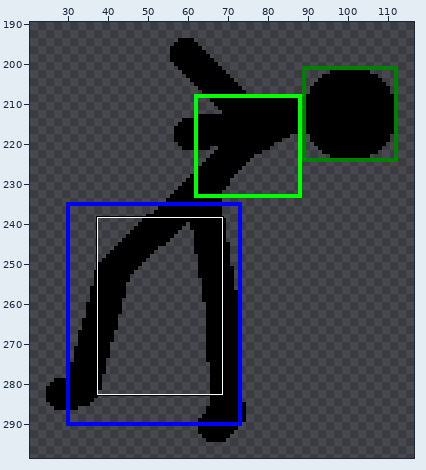
One commit to this pixel-art file: animations/9903_头部或上身被攻击.aseprite. Above, an overview of the earlier version with the close-up marked.
Close-up. Old version:
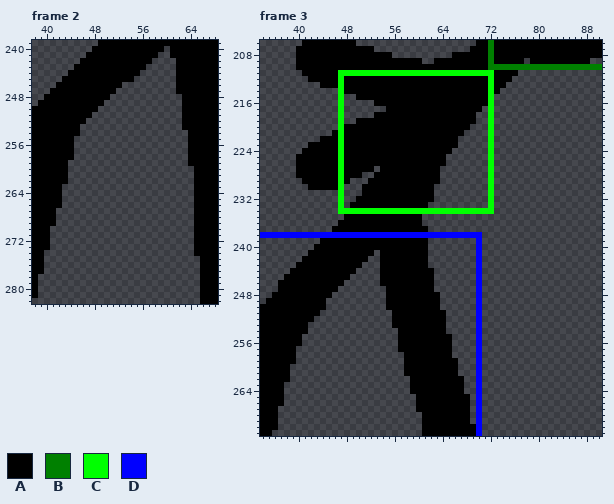
150x300 pixels, 9 frames. Shown: frame 2: x 38..68, y 239..282; frame 3: x 34..90, y 206..271. The wide view leaves out empty margins. The commit also changed other frames or places, which this record leaves out.
Visible layers, top first: "碰撞层1", "火柴人".
Palette (. is transparent): A #000000  B #008000  C #00ff00  D #0000ff
Pixels before, frame 2, first column x 38:
239 ...........AAAAAAAAAAAAAAAAAAAA
240 ..........AAAAAAAAAAAA.AAAAAAAA
241 .........AAAAAAAAAAAA..AAAAAAAA
242 ........AAAAAAAAAAAA....AAAAAAA
243 .......AAAAAAAAAAAA.....AAAAAAA
244 ......AAAAAAAAAAAA......AAAAAAA
245 .....AAAAAAAAAAAA.......AAAAAAA
246 ....AAAAAAAAAAA.........AAAAAAA
247 ...AAAAAAAAAAA..........AAAAAAA
248 ..AAAAAAAAAAA............AAAAAA
249 .AAAAAAAAAAA.............AAAAAA
250 AAAAAAAAAAA..............AAAAAA
251 AAAAAAAAAA...............AAAAAA
252 AAAAAAAAA................AAAAAA
253 AAAAAAAA.................AAAAAA
254 AAAAAAAA..................AAAAA
255 AAAAAAA...................AAAAA
256 AAAAAAA...................AAAAA
257 AAAAAAA...................AAAAA
258 AAAAAAA...................AAAAA
259 AAAAAA....................AAAAA
260 AAAAAA.....................AAAA
261 AAAAAA.....................AAAA
262 AAAAAA.....................AAAA
263 AAAAA......................AAAA
264 AAAAA......................AAAA
265 AAAAA......................AAAA
266 AAAAA......................AAAA
267 AAAA.......................AAAA
268 AAAA.......................AAAA
269 AAAA.......................AAAA
270 AAA........................AAAA
271 AAA........................AAAA
272 AAA........................AAAA
273 AAA........................AAAA
274 AA.........................AAAA
275 AA..........................AAA
276 AA..........................AAA
277 AA..........................AAA
278 A...........................AAA
279 A...........................AAA
280 A...........................AAA
281 A...........................AAA
282 ............................AAA
Pixels before, frame 3 (only the part around the change), first column x 34:
206 .......AAAAAAAAA....................AABAAAAAAAAAAAAAAAAAA
207 ......AAAAAAAAAAAAA................AAABAAAAAAAAAAAAAAAAAA
208 ......AAAAAAAAAAAAAAAA..........AAAAAABAAAAAAAAAAAAAAAAAA
209 ......AAAAAAAAAAAAAAAAAAAAA..AAAAAAAAABAAAAA.AAAAAAAAAA..
210 ......AAAAAAAAAAAAAAAAAAAAAAAAAAAAAAAABBBBBBBBBBBBBBBBBBB
211 .......AAAAAACCCCCCCCCCCCCCCCCCCCCCCCCCAAAA..............
212 ........AAAAACAAAAAAAAAAAAAAAAAAAAAAAACAAA...............
213 ..........AAACAAAAAAAAAAAAAAAAAAAAAAAACAA................
214 .............CAAAAAAAAAAAAAAAAAAAAAAAACA.................
215 .............C..AAAAAAAAAAAAAAAAAAAAAAC..................
216 .............C.....AAAAAAAAAAAAAAAAAAAC..................
217 .............C.......AAAAAAAAAAAAAAAA.C..................
218 .............C.....AAAAAAAAAAAAAAAAA..C..................
219 .............C..AAAAAAAAAAAAAAAAAAAA..C..................
220 .............CAAAAAAAAAAAAAAAAAAAAA...C..................
221 ............ACAAAAAAAAAAAAAAAAAAAA....C..................
222 ..........AAACAAAAAAAAAAAAAAAAAAA.....C..................
223 ........AAAAACAAAAAAAAAAAAAAAAAAA.....C..................
224 .......AAAAAACAAAAAAAAAAAAAAAAAA......C..................
225 ......AAAAAAACAAAAAAAAAAAAAAAAA.......C..................
226 ......AAAAAAACAAAAAAAAAAAAAAAAA.......C..................
227 ......AAAAAAACAAAAA.AAAAAAAAAA........C..................
228 ......AAAAAAACAAA..AAAAAAAAAAA........C..................
229 .......AAAAAACA...AAAAAAAAAAAA........C..................
230 ........AAAAAC...AAAAAAAAAAAA.........C..................
231 .............C...AAAAAAAAAAAA.........C..................
232 .............C..AAAAAAAAAAAAA.........C..................
233 .............C.AAAAAAAAAAAAA..........C..................
234 .............CCCCCCCCCCCCCCCCCCCCCCCCCC..................
235 ..............AAAAAAAAAAAAA..............................
236 .............AAAAAAAAAAAAAA..............................
237 ............AAAAAAAAAAAAAAAA.............................
238 DDDDDDDDDDDDDDDDDDDDDDDDDDDDDDDDDDDDD....................
239 ..........AAAAAAAAAAAAAAAAAA........D....................
240 .........AAAAAAAAAAAAAAAAAAA........D....................
241 ........AAAAAAAAAAA.AAAAAAAA........D....................
242 .......AAAAAAAAAAA..AAAAAAAA........D....................
243 ......AAAAAAAAAAA...AAAAAAAA........D....................
244 .....AAAAAAAAAAA....AAAAAAAAA.......D....................
245 ....AAAAAAAAAAA.....AAAAAAAAA.......D....................
246 ...AAAAAAAAAAA......AAAAAAAAA.......D....................
247 ...AAAAAAAAAA........AAAAAAAA.......D....................
248 ..AAAAAAAAAA.........AAAAAAAAA......D....................
249 .AAAAAAAAAA..........AAAAAAAAA......D....................
250 AAAAAAAAAAA..........AAAAAAAAA......D....................
251 AAAAAAAAAA............AAAAAAAAA.....D....................
252 AAAAAAAAA.............AAAAAAAAA.....D....................
253 AAAAAAAA..............AAAAAAAAA.....D....................
254 AAAAAAAA...............AAAAAAAA.....D....................
255 AAAAAAA................AAAAAAAAA....D....................
256 AAAAAAA................AAAAAAAAA....D....................
257 AAAAAA.................AAAAAAAAA....D....................
258 AAAAAA..................AAAAAAAA....D....................
259 AAAAAA..................AAAAAAAAA...D....................
260 AAAAA...................AAAAAAAAA...D....................
261 AAAAA...................AAAAAAAAA...D....................
262 AAAAA....................AAAAAAAAA..D....................
263 AAAA.....................AAAAAAAAA..D....................
264 AAAA.....................AAAAAAAAA..D....................
265 AAAA......................AAAAAAAAA.D....................
266 AAAA......................AAAAAAAAA.D....................
267 AAA.......................AAAAAAAAA.D....................
268 AAA........................AAAAAAAA.D....................
269 AAA........................AAAAAAAA.D....................
270 AAA........................AAAAAAAAAD....................
271 AA.........................AAAAAAAAAD....................
And afterwards:
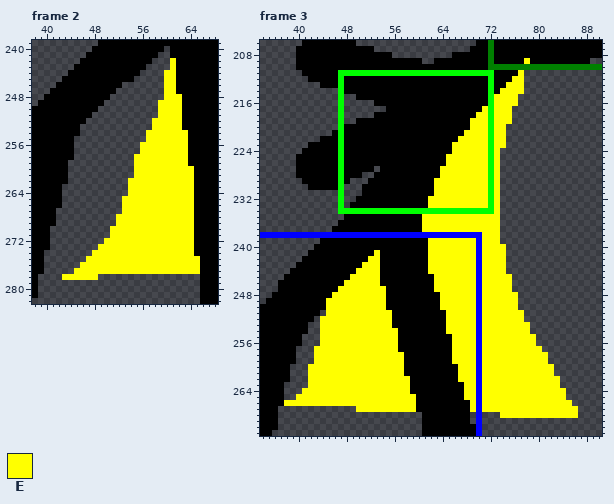
Colours new in this view: E #ffff00
The edit:
layer "披风1" now shown
Changed rows in their new state; - is an unchanged pixel.
Frame 2, layer "披风1":
first column x 43:
242 ------------------E----
243 ------------------E----
244 -----------------EE----
245 -----------------EE----
246 -----------------EE----
247 -----------------EE----
248 -----------------EEE---
249 ----------------EEEE---
250 ----------------EEEE---
251 ----------------EEEE---
252 ---------------EEEEE---
253 ---------------EEEEE---
254 --------------EEEEEEE--
255 --------------EEEEEEE--
256 -------------EEEEEEEE--
257 -------------EEEEEEEE--
258 ------------EEEEEEEEE--
259 ------------EEEEEEEEE--
260 ------------EEEEEEEEEE-
261 ------------EEEEEEEEEE-
262 -----------EEEEEEEEEEE-
263 -----------EEEEEEEEEEE-
264 -----------EEEEEEEEEEE-
265 ----------EEEEEEEEEEEE-
266 ----------EEEEEEEEEEEE-
267 ----------EEEEEEEEEEEE-
268 ---------EEEEEEEEEEEEE-
269 ---------EEEEEEEEEEEEE-
270 --------EEEEEEEEEEEEEE-
271 --------EEEEEEEEEEEEEE-
272 -------EEEEEEEEEEEEEEE-
273 ------EEEEEEEEEEEEEEEE-
274 -----EEEEEEEEEEEEEEEEE-
275 ----EEEEEEEEEEEEEEEEEEE
276 ---EEEEEEEEEEEEEEEEEEEE
277 --EEEEEEEEEEEEEEEEEEEEE
278 EEEEEE-----------------
Frame 3, layer "披风1":
first column x 38:
209 ----------------------------------------E--------
211 ---------------------------------------E---------
212 --------------------------------------EE---------
213 -------------------------------------EEE---------
214 ------------------------------------EEEE---------
215 -----------------------------------EEEE----------
216 -----------------------------------EEEE----------
217 ---------------------------------E-EEE-----------
218 --------------------------------EE-EEE-----------
219 -------------------------------EEE-EEE-----------
220 -------------------------------EEE-EE------------
221 ------------------------------EEEE-EE------------
222 -----------------------------EEEEE-EE------------
223 ----------------------------EEEEEE-EE------------
224 ----------------------------EEEEEE-E-------------
225 ---------------------------EEEEEEE-E-------------
226 ---------------------------EEEEEEE-E-------------
227 --------------------------EEEEEEEE-E-------------
228 --------------------------EEEEEEEE-E-------------
229 -------------------------EEEEEEEEE-E-------------
230 -------------------------EEEEEEEEE-E-------------
231 -------------------------EEEEEEEEE-E-------------
232 ------------------------EEEEEEEEEE-E-------------
233 ------------------------EEEEEEEEEE-E-------------
234 -----------------------------------E-------------
235 -----------------------EEEEEEEEEEEEE-------------
236 -----------------------EEEEEEEEEEEEE-------------
237 -----------------------EEEEEEEEEEEEE-------------
238 ---------------------------------EEE-------------
239 ------------------------EEEEEEEE-EEE-------------
240 ------------------------EEEEEEEE-EEEE------------
241 ---------------E--------EEEEEEEE-EEEE------------
242 --------------EE--------EEEEEEEE-EEEE------------
243 -------------EEE--------EEEEEEEE-EEEE------------
244 ------------EEEE--------EEEEEEEE-EEEE------------
245 -----------EEEEE---------EEEEEEE-EEEEE-----------
246 ----------EEEEEE---------EEEEEEE-EEEEE-----------
247 ---------EEEEEEEE--------EEEEEEE-EEEEE-----------
248 --------EEEEEEEEE---------EEEEEE-EEEEEE----------
249 -------EEEEEEEEEE---------EEEEEE-EEEEEE----------
250 -------EEEEEEEEEE---------EEEEEE-EEEEEE----------
251 -------EEEEEEEEEEE---------EEEEE-EEEEEEE---------
252 ------EEEEEEEEEEEE---------EEEEE-EEEEEEE---------
253 ------EEEEEEEEEEEE---------EEEEE-EEEEEEEE--------
254 ------EEEEEEEEEEEEE--------EEEEE-EEEEEEEE--------
255 ------EEEEEEEEEEEEE---------EEEE-EEEEEEEEE-------
256 ------EEEEEEEEEEEEE---------EEEE-EEEEEEEEE-------
257 -----EEEEEEEEEEEEEE---------EEEE-EEEEEEEEEE------
258 -----EEEEEEEEEEEEEEE--------EEEE-EEEEEEEEEEE-----
259 -----EEEEEEEEEEEEEEE--------EEEE-EEEEEEEEEEE-----
260 ----EEEEEEEEEEEEEEEE---------EEE-EEEEEEEEEEEE----
261 ----EEEEEEEEEEEEEEEE---------EEE-EEEEEEEEEEEE----
262 ----EEEEEEEEEEEEEEEEE--------EEE-EEEEEEEEEEEEE---
263 ----EEEEEEEEEEEEEEEEE---------EE-EEEEEEEEEEEEE---
264 ---EEEEEEEEEEEEEEEEEE---------EE-EEEEEEEEEEEEEE--
265 --EEEEEEEEEEEEEEEEEEEE--------EE-EEEEEEEEEEEEEE--
266 EEEEEEEEEEEEEEEEEEEEEE---------E-EEEEEEEEEEEEEEE-
267 ------------EEEEEEEEEE---------E-EEEEEEEEEEEEEEEE
268 ------------------------------------EEEEEEEEEEEEE
Pixel boxes of the changes (left, top, right, bottom) in both close-ups:
added: (62, 58, 200, 280)
changed: (422, 58, 578, 418)
added: (284, 250, 416, 412)
